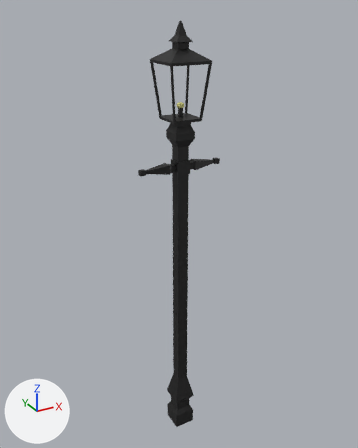
Renders of the Blender file Assets/Models/Props/Lamp post.blend from each side of a commit.
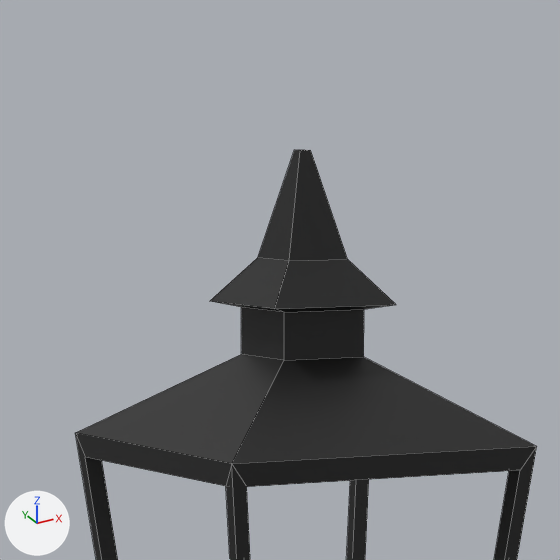
The first picture shows the older version from a 50 mm camera at (-1.97, -3.55, 3.95) aimed at (0.04, 0.1, 2.12). The close-ups show both versions on the part from 39% to 60% of the width and 0% to 17% of the height of that picture; other places that the commit changed are outside them. The lights are fixed; the arrows at lower left show +X, +Y and +Z. The close-ups show mesh edges as thin lines.

The scene before the commit, as lines of its bpy script (objects in view):
```python
me_cube_001 = bpy.data.meshes.new('Cube.001')
me_cube_001.from_pydata(...)  # 180 vertices, 184 faces; spans x -0.38..0.38, y -0.18..0.18, z -0.1..3.85
me_cube_001.materials.append(mat_colour_palette___desaturated_png)  # picture img_colour_palette___desaturated_png
ob_lamp_post = bpy.data.objects.new('Lamp post', me_cube_001)
ob_lamp_post.location = (0.0, 0.0, 0.0)
```
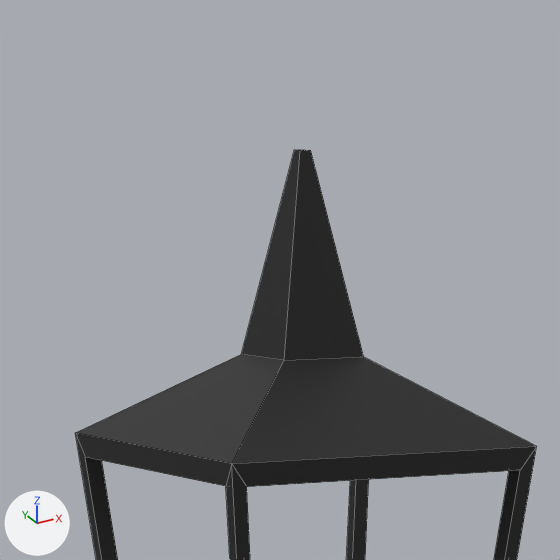
What differs and where, as boxes (x1, y1, x2, y2) in the close-ups (560 x 560 px):
part 1 of me_cube_001, cut back: before (210, 150, 396, 360); after (242, 150, 364, 360)

Patch to the scene script:
```diff
--- a/Assets/Models/Props/Lamp post.blend.py
+++ b/Assets/Models/Props/Lamp post.blend.py
@@ me_cube_001 @@
 # used by ob_lamp_post; location = (0.0, 0.0, 0.0)
-me_cube_001.from_pydata(...)  # 180 vertices, 184 faces; spans x -0.38..0.38, y -0.18..0.18, z -0.1..3.85
+me_cube_001.from_pydata(...)  # 68 vertices, 72 faces; spans x -0.38..0.38, y -0.18..0.18, z -0.1..3.85
+# me_cube_001 part 1
+# 12 vertices are removed from x -0.07..0.07, y -0.07..0.07, z 3.69..3.74
+# 16 faces are deleted
+# 4 new faces join them
 me_cube_001.materials.append(mat_colour_palette___desaturated_png)
```
